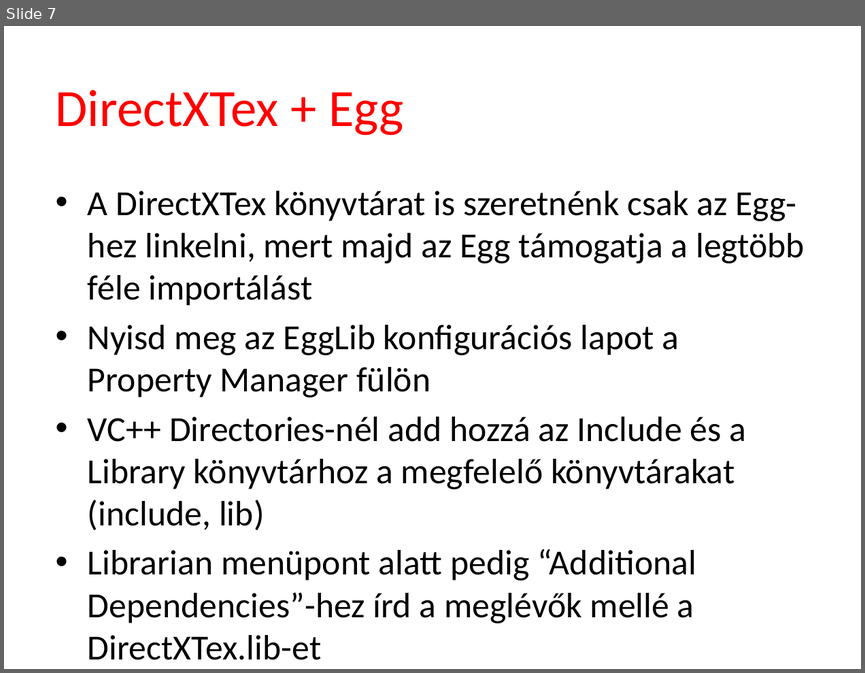
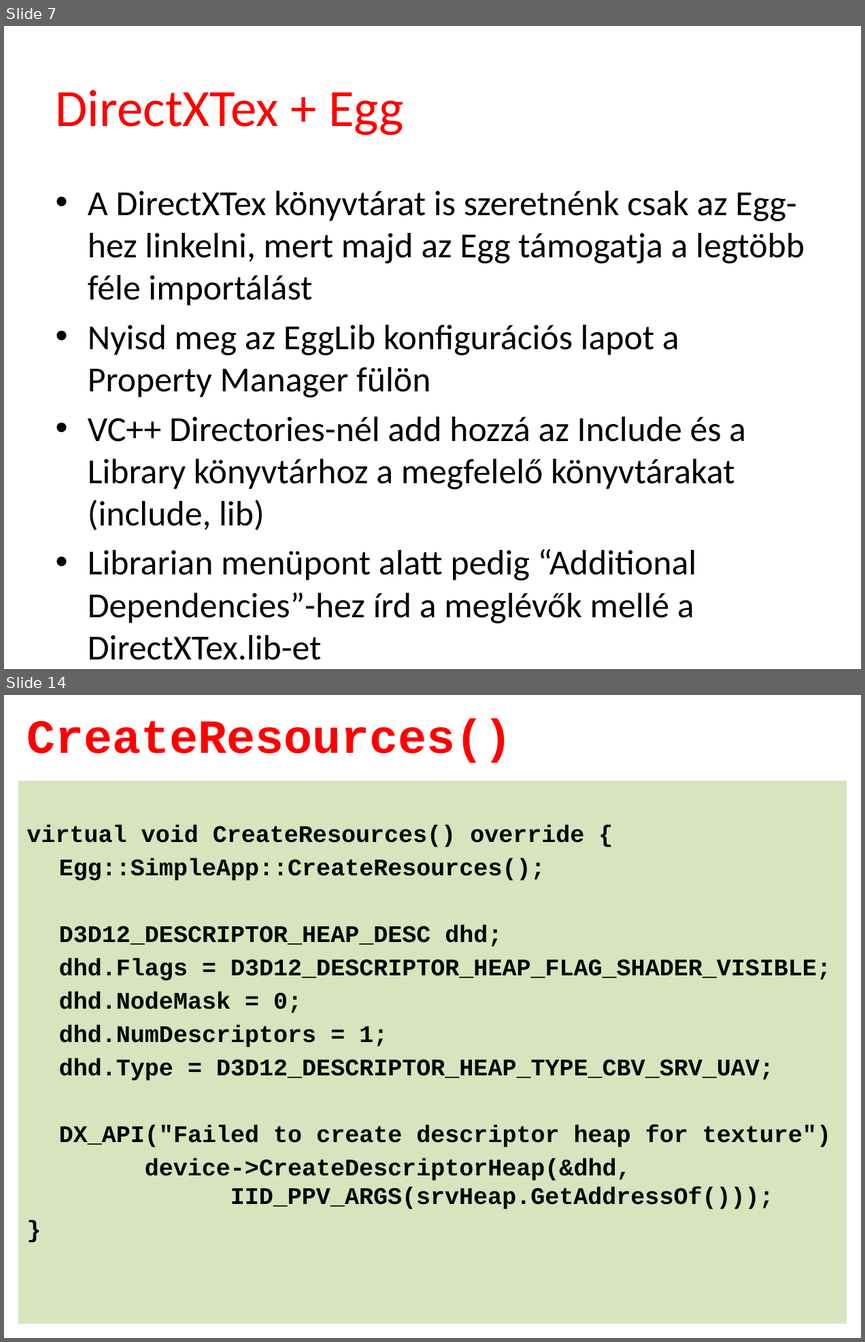
Before and after one commit to tyekx/dx12, a slide deck: Slides/ggl004-Textures.pptx. Shown one above the other, each under a label of ours: slide 7 before the commit, slides 7 and 14 after it; the slides between them are not shown. The pictures are 865x673 and 865x1342 pixels, drawn with LibreOffice and Linux fonts; fonts in the diff are those of the drawing; background and template pictures are left out. Boxes give left, top, right and bottom in pixels: in the first picture for what was removed or moved away, otherwise in the second. Text is boxed around its words. In the diff, an @@ line names an element or a change of style, - is before the commit and + after.

```diff
--- a/Slides/ggl004-Textures.pptx
+++ b/Slides/ggl004-Textures.pptx
@@ slide 14 added at [4,695,861,1338], background #FFFFFF @@
@@ title added at [27,719,513,763], 40 pt, text #FF0000, bold @@
+CreateResources()
@@ text added at [18,781,847,1323], fill #D7E4BD, 20 pt, text #000000, bold @@
+virtual void CreateResources() override {
+Egg::SimpleApp::CreateResources();
+D3D12_DESCRIPTOR_HEAP_DESC dhd;
+dhd.Flags = D3D12_DESCRIPTOR_HEAP_FLAG_SHADER_VISIBLE;
+dhd.NodeMask = 0;
+dhd.NumDescriptors = 1;
+dhd.Type = D3D12_DESCRIPTOR_HEAP_TYPE_CBV_SRV_UAV;
+DX_API("Failed to create descriptor heap for texture")
+device->CreateDescriptorHeap(&dhd,
+IID_PPV_ARGS(srvHeap.GetAddressOf()));
+}
```
Also in this commit, not shown: 8 other slides added, 9 other files.
